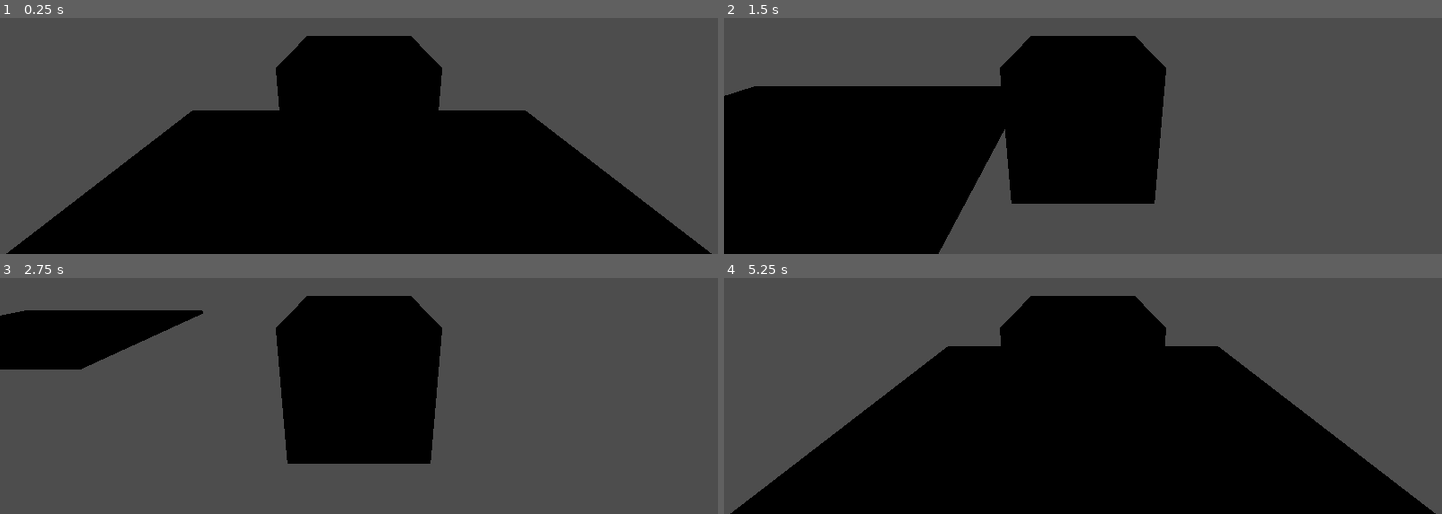
Above: before the commit, frames 1-4 (two rows, left to right).
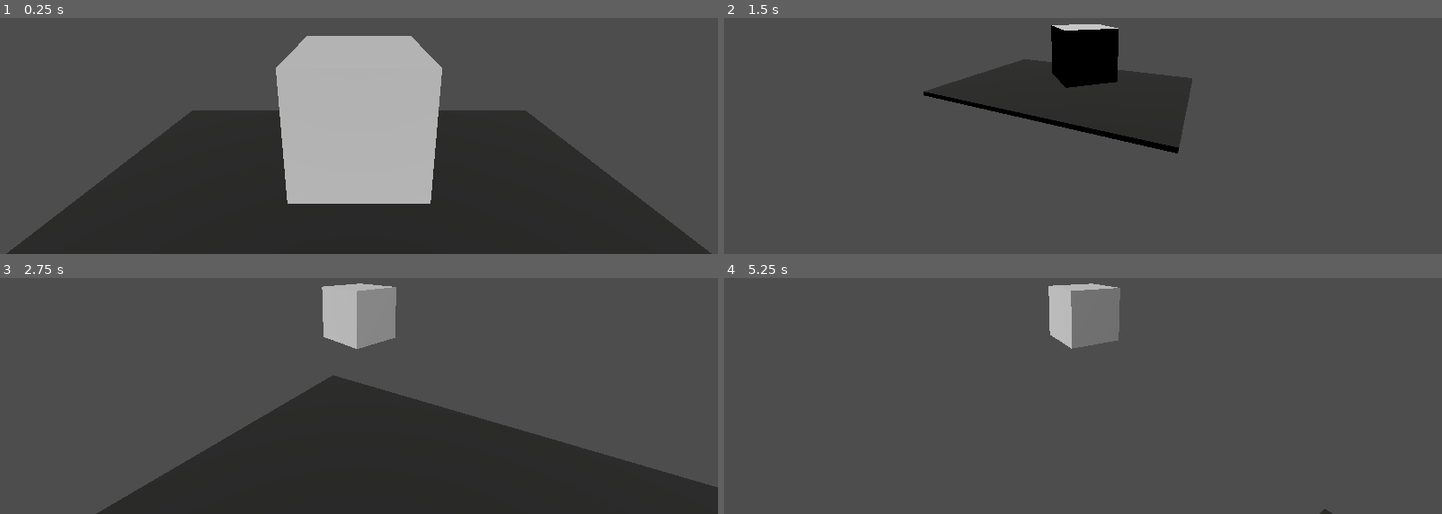
Above: after the commit, the same moments.

Repository: abody2k/Im-going-home
Game: Godot game, scene res://scenes/main.tscn
Same seed, same stepped clock (60 frames per second), same inputs: the game is played once before the commit and once after it.
Inputs (mouse positions are in pixels of both pictures, inside the frame that each line leads up to):
- Up to frame 1 (0.25 s): no input
- Up to frame 2 (1.5 s): tap Enter at 0.5 s; move the mouse to (1240, 32) at 0.52 s; hold D (right) 0.53-1.28 s; move the mouse to (939, 72) at 1.27 s; hold S (backward) from 1.28 s (still down)
- Up to frame 3 (2.75 s): move the mouse to (outside the picture) at 2.02 s; release S (backward) at 2.03 s; hold D (right) from 2.03 s (still down)
- Up to frame 4 (5.25 s): move the mouse to (1047, 393) at 2.77 s; release D (right) at 2.78 s; hold Up (forward) 2.78-3.53 s; move the mouse to (1298, 372) at 3.52 s; hold Left (left) 3.53-5.03 s; move the mouse to (outside the picture) at 4.27 s; move the mouse to (1118, 313) at 5.02 s; hold S (backward) from 5.03 s (still down)

The runs differ from the first frame. In frame 1, 51% of the frame differs, in the area x 0-100%, y 7-100%; in frame 2, 39%; in frame 3, 42%; in frame 4, 53%, in the area x 0-100%, y 2-100%.

Commit message:
fixed advanced motion for player, implemented seperated camera and player rotations

Diff:
--- a/scenes/main.tscn
+++ b/scenes/main.tscn
@@ -16,3 +16,8 @@
 
 [node name="Player" parent="." instance=ExtResource("1_1alg3")]
 transform = Transform3D(1, 0, 0, 0, 1, 0, 0, 0, 1, 0, 1, 0)
+
+[node name="DirectionalLight3D" type="DirectionalLight3D" parent="."]
+transform = Transform3D(1, 0, 0, 0, 0.696076, 0.717968, 0, -0.717968, 0.696076, 0, 1.74599, 0)
+light_energy = 1.399
+light_angular_distance = 50.91
--- a/scenes/player.tscn
+++ b/scenes/player.tscn
@@ -2,9 +2,9 @@
 
 [ext_resource type="Script" path="res://scripts/player.gd" id="1_iqjob"]
 
+[sub_resource type="BoxShape3D" id="BoxShape3D_aulq0"]
+
 [sub_resource type="BoxMesh" id="BoxMesh_cggk1"]
-
-[sub_resource type="BoxShape3D" id="BoxShape3D_aulq0"]
 
 [node name="Player" type="CharacterBody3D"]
 script = ExtResource("1_iqjob")
@@ -12,8 +12,9 @@
 [node name="Camera3D" type="Camera3D" parent="."]
 transform = Transform3D(1, 0, 0, 0, 0.965926, 0.258819, 0, -0.258819, 0.965926, 0, 1, 2)
 
-[node name="MeshInstance3D" type="MeshInstance3D" parent="."]
-mesh = SubResource("BoxMesh_cggk1")
-
 [node name="CollisionShape3D" type="CollisionShape3D" parent="."]
 shape = SubResource("BoxShape3D_aulq0")
+
+[node name="MeshInstance3D" type="MeshInstance3D" parent="CollisionShape3D"]
+mesh = SubResource("BoxMesh_cggk1")
+skeleton = NodePath("../..")
--- a/scripts/player.gd
+++ b/scripts/player.gd
@@ -3,15 +3,24 @@
 
 const SPEED = 5.0
 const JUMP_VELOCITY = 4.5
+const ROTATION_RADIUS = 5
+var current_rotation = Vector2(180,180)
+var rota = 0.0
 
+
+func _ready():
+	Input.mouse_mode =Input.MOUSE_MODE_CAPTURED
 
 func movement(delta : float):
 
-	var fb= Input.get_axis("forward","backward")
+	var fb = Input.get_axis("forward","backward")
+
 	var lr = Input.get_axis("left","right")
-	velocity.z = fb * SPEED
-	velocity.x = lr * SPEED
+	velocity =$CollisionShape3D.basis.z * SPEED * fb
+	$CollisionShape3D.rotate_y(deg_to_rad(lr * SPEED))
 	move_and_slide()
+
+
 
 
 	#rotate the 3D model
@@ -20,3 +29,37 @@
 
 func _physics_process(delta):
 		movement(delta)
+
+
+func _input(event):
+
+	if event is InputEventMouseMotion:
+		print((event as InputEventMouseMotion).screen_relative)
+
+		#$Camera3D.position.x = cos((event as InputEventMouseMotion).relative.x * 0.05) * ROTATION_RADIUS
+		#current_rotation +=Vector2(remap( (event as InputEventMouseMotion).screen_relative.x,-900,900,0,360),remap( (event as InputEventMouseMotion).screen_relative.y,-900,900,0,360))
+
+
+
+		#current_rotation.x += (event as InputEventMouseMotion).screen_relative.x
+		#current_rotation.x = clampf(current_rotation.x,0,460)
+		#current_rotation.y += (event as InputEventMouseMotion).screen_relative.y
+		#current_rotation.y = clampf(current_rotation.y,0,300)
+		#$Camera3D.position.x = cos((current_rotation.x*0.005)) * ROTATION_RADIUS
+		#$Camera3D.position.z = cos((current_rotation.y*0.005)) * ROTATION_RADIUS
+
+
+		rota += (event as InputEventMouseMotion).screen_relative.x
+
+		$Camera3D.position.x = cos(deg_to_rad((rota)*0.5)) * ROTATION_RADIUS
+		$Camera3D.position.z = sin(deg_to_rad((rota)*0.5)) * ROTATION_RADIUS
+
+
+		#$Camera3D.position.z = sin(deg_to_rad(current_rotation.y)) * ROTATION_RADIUS
+		print(rota)
+		print($Camera3D.position)
+		#$Camera3D.position.z = cos((event as InputEventMouseMotion).relative.y * 0.05) * ROTATION_RADIUS
+		$Camera3D.look_at($CollisionShape3D/MeshInstance3D.global_position)
+		pass
+
+	pass
